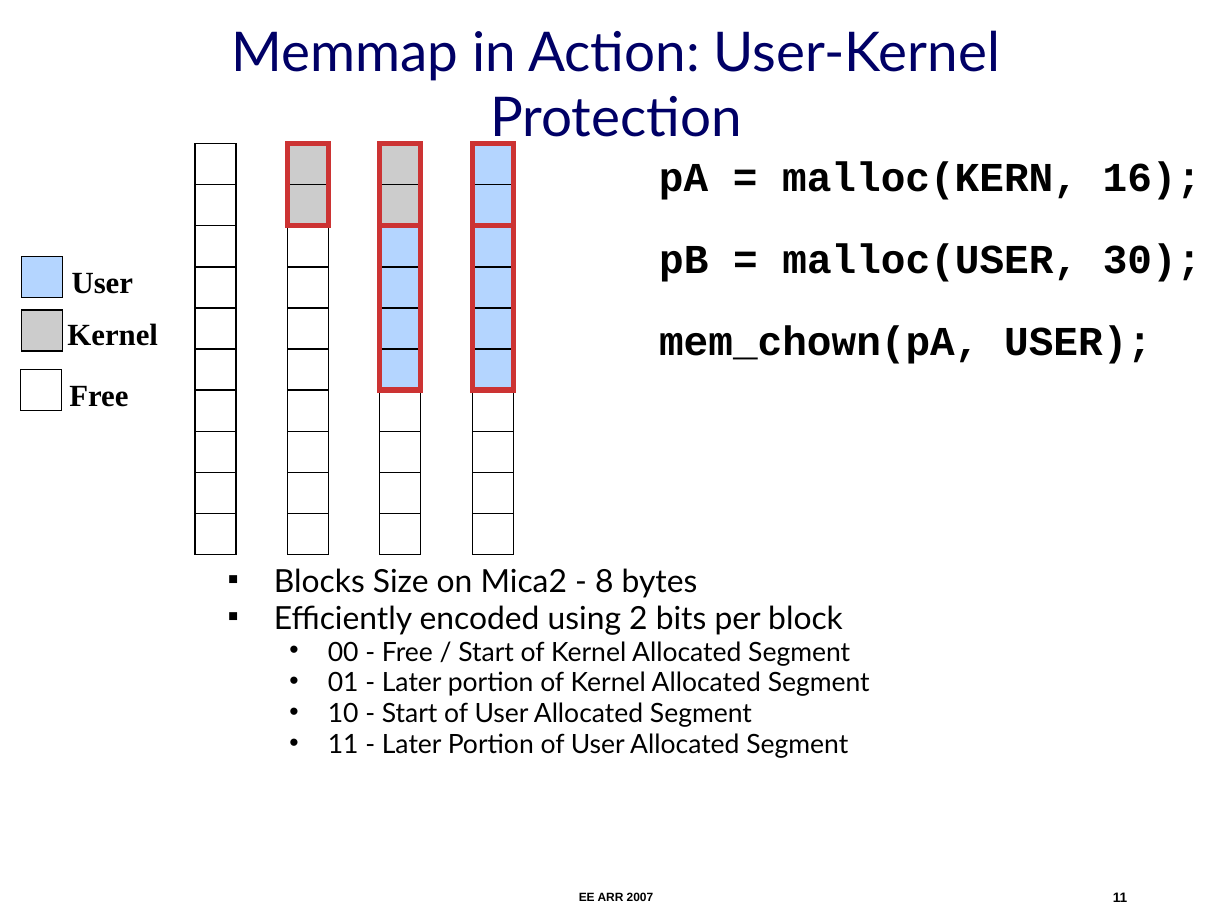
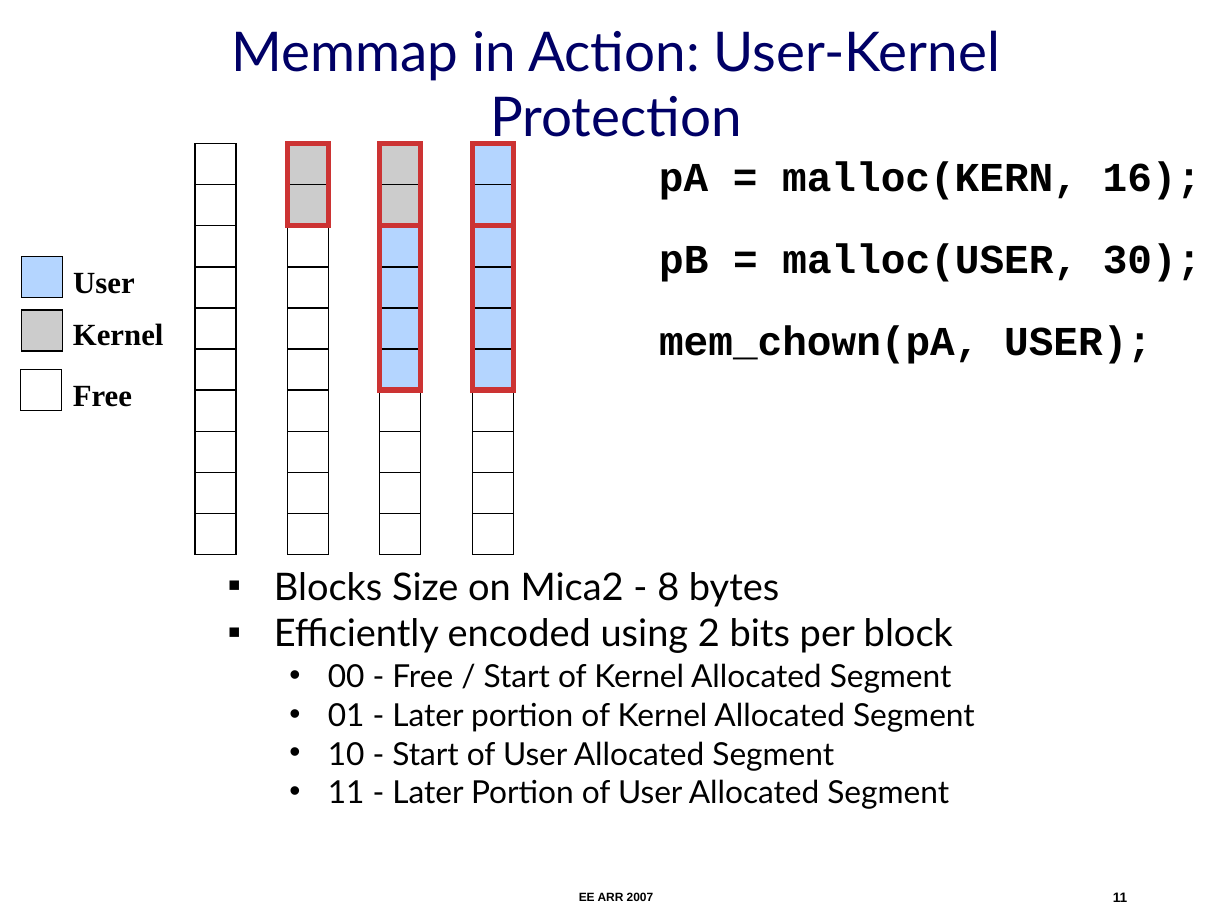
Before and after one commit to nesl/umpu, a slide deck: slide 11 of docs/ee-arr-2007/ee-arr.ppt. Drawn at 1232x924 pixels with LibreOffice and Linux fonts; fonts in the diff are those of the drawing. Boxes give left, top, right and bottom in pixels: in the first picture for what was removed or moved away, otherwise in the second. Text is boxed around its words. In the diff, an @@ line names an element or a change of style, - is before the commit and + after.

```diff
--- a/docs/ee-arr-2007/ee-arr.ppt
+++ b/docs/ee-arr-2007/ee-arr.ppt
@@ text "Kernel": place and size @@
-text "Kernel" at [67,323,157,346]
+text "Kernel" at [73,323,163,346]
@@ text "Free": place and size @@
-text "Free" at [69,385,128,407]
+text "Free" at [73,385,132,407]
@@ text "Blocks Size on Mica2 - ..." at [274,572,975,809]: size 18.6 to 22.2 pt in "Blocks Size on Mica2 - 8 bytes", "Efficiently encoded using 2 bits per block"; size 15.5 to 18.5 pt in "00 - Free / Start of Kernel ...", "01 - Later portion of Kernel Allocated ...", "10 - Start of User Allocated Segment", "11 - Later Portion of User Allocated ..."; line spacing 0.7 to 0.8 @@
```
Also in this commit, not shown: 19 other slides changed.
